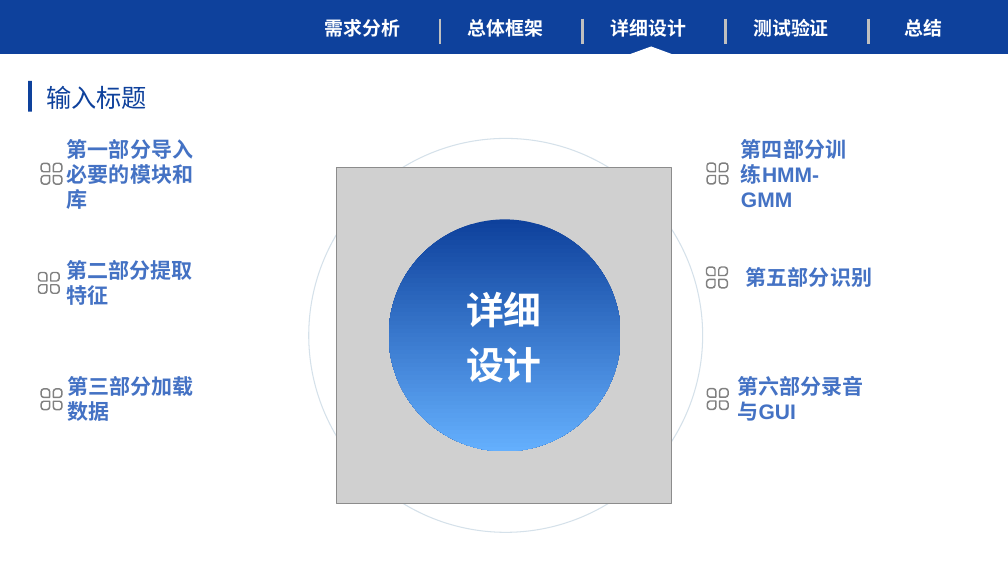
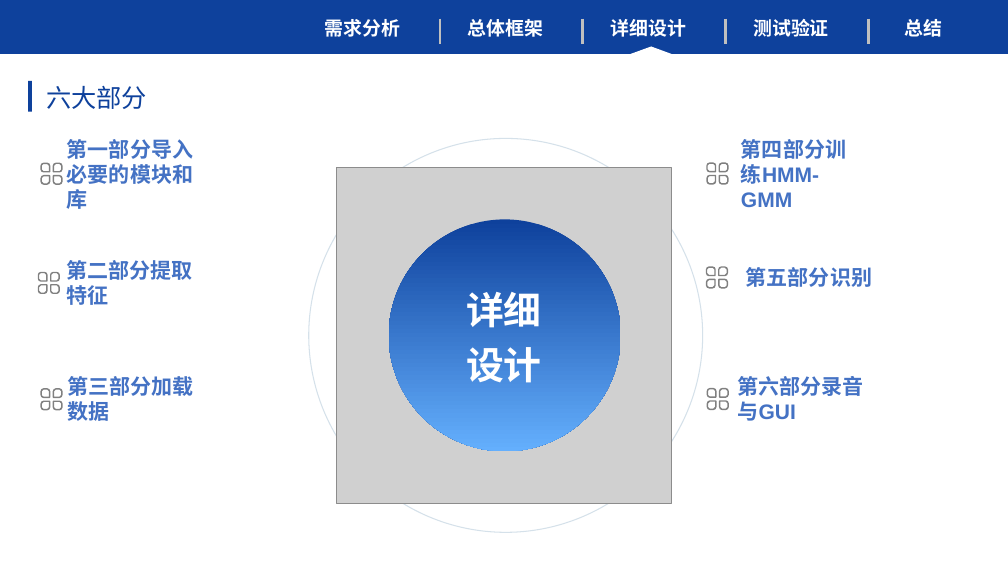
Before and after one commit to donk8/voice-recognition, a slide deck: slide 15 of Python期末答辩.pptx. Drawn at 1008x567 pixels with LibreOffice and Linux fonts; fonts in the diff are those of the drawing; grey boxes stand for pictures. Boxes give left, top, right and bottom in pixels: in the first picture for what was removed or moved away, otherwise in the second. Text is boxed around its words. In the diff, an @@ line names an element or a change of style, - is before the commit and + after.

Commit message:
Add files via upload
the final ppt

```diff
--- a/Python期末答辩.pptx
+++ b/Python期末答辩.pptx
@@ text at [46,86,147,109]: text changed @@
-输入标题
+六大部分
```
Also in this commit, not shown: 2 other slides changed, 1 slide added.
